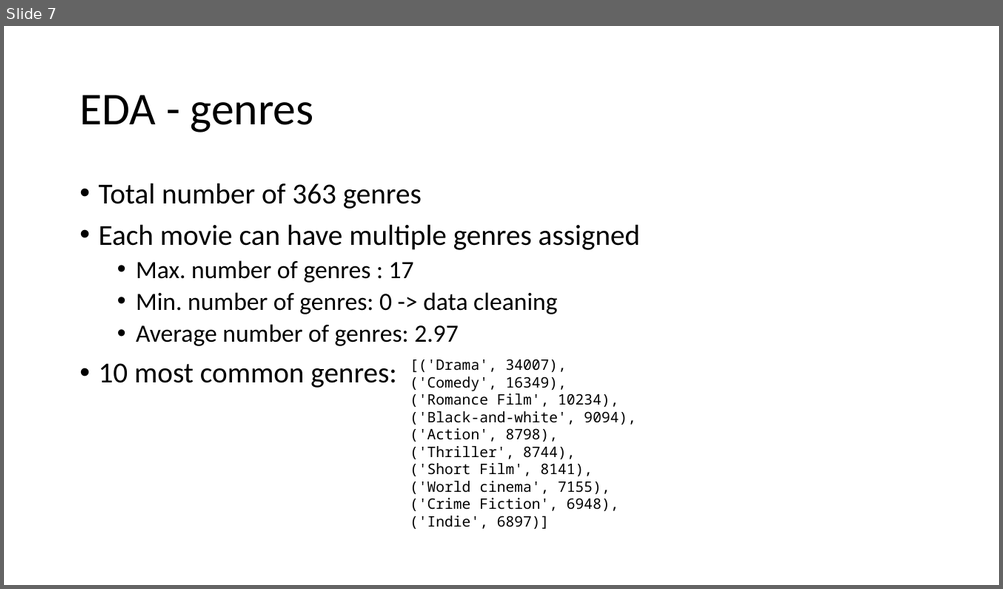
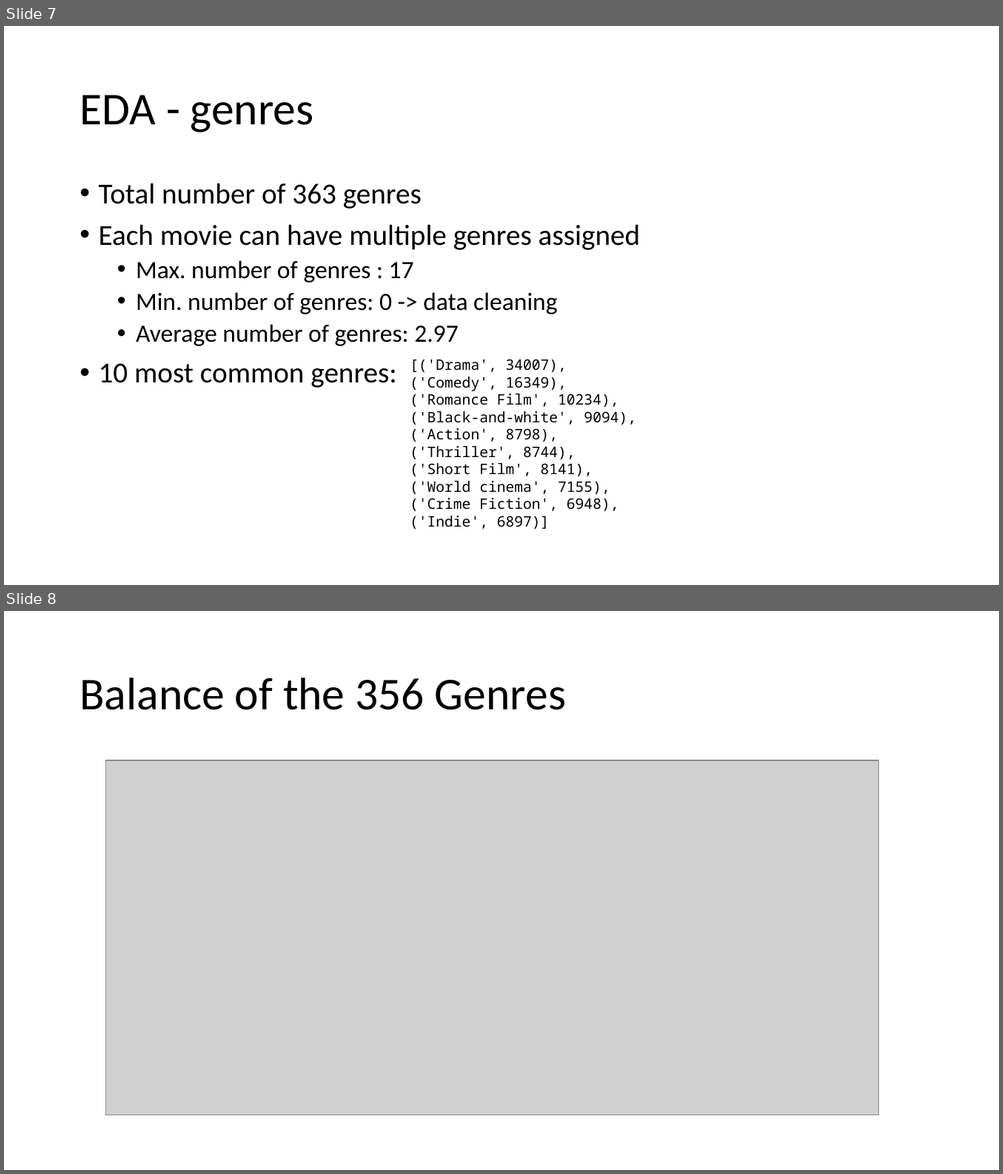
Before and after one commit to MatthiasRemta/NLP_Project, a slide deck: Presentations/session2.pptx. Shown one above the other, each under a label of ours: slide 7 before the commit, slides 7 and 8 after it. The pictures are 1003x589 and 1003x1174 pixels, drawn with LibreOffice and Linux fonts; fonts in the diff are those of the drawing; grey boxes stand for pictures; background and template pictures are left out. Boxes give left, top, right and bottom in pixels: in the first picture for what was removed or moved away, otherwise in the second. Text is boxed around its words. In the diff, an @@ line names an element or a change of style, - is before the commit and + after.

```diff
--- a/Presentations/session2.pptx
+++ b/Presentations/session2.pptx
@@ slide 8 added at bbox=[4, 611, 999, 1170], background #FFFFFF @@
@@ title added at bbox=[79, 678, 566, 710], 44 pt, text #000000 @@
+Balance of the 356 Genres
@@ picture added at bbox=[106, 760, 879, 1116] @@
```
Also in this commit, not shown: 2 other slides added, 3 other files.
